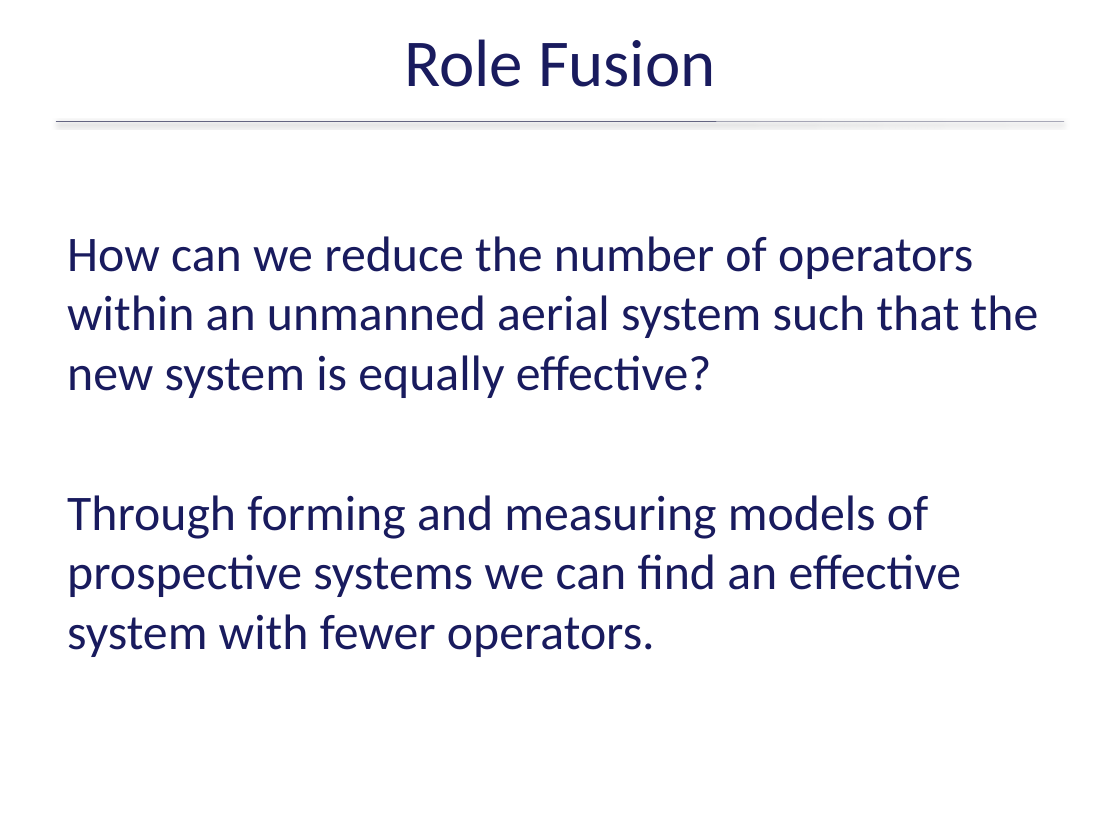
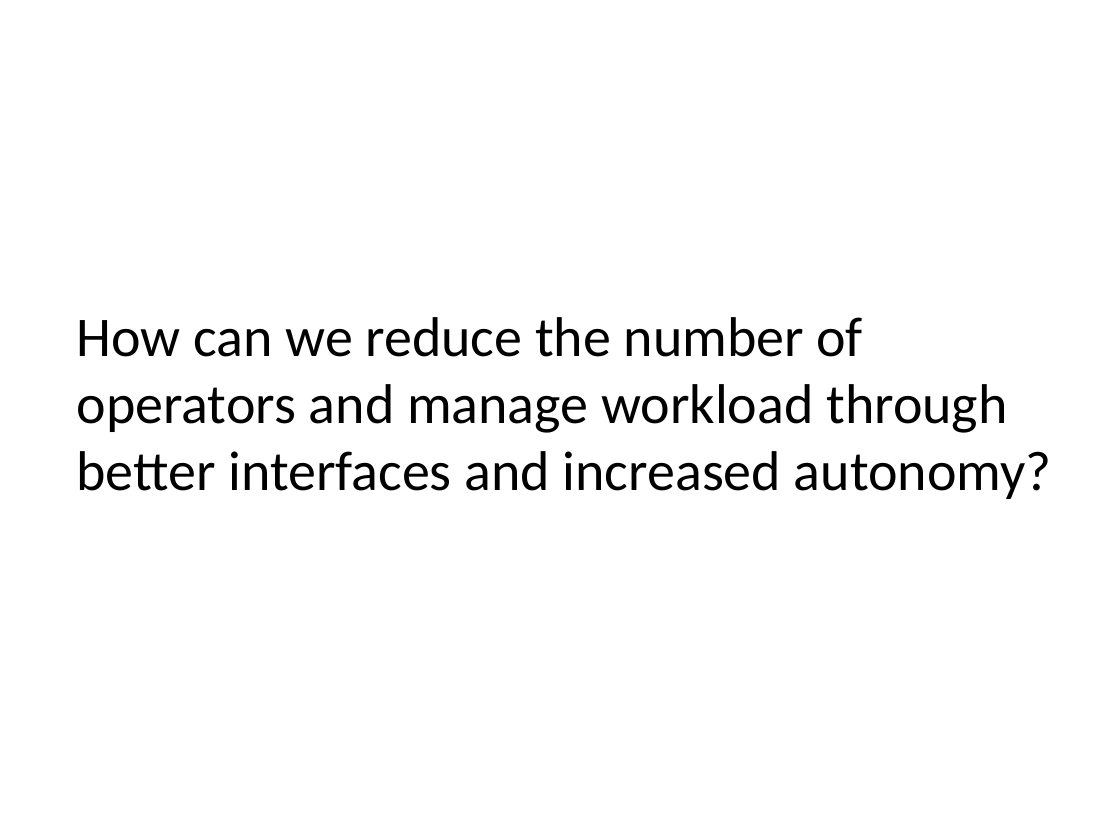
Before and after one commit to ericmercer/workload, a slide deck: slide 4 of publications_and_presentations/FVHMS-2014.pptx. Drawn at 1120x840 pixels with LibreOffice and Linux fonts; fonts in the diff are those of the drawing; background and template pictures are left out. Boxes give left, top, right and bottom in pixels: in the first picture for what was removed or moved away, otherwise in the second. Text is boxed around its words. In the diff, an @@ line names an element or a change of style, - is before the commit and + after.

```diff
--- a/publications_and_presentations/FVHMS-2014.pptx
+++ b/publications_and_presentations/FVHMS-2014.pptx
@@ title removed at box(404, 39, 716, 87) @@
-Role Fusion
@@ line removed from (56, 121) to (1064, 122) @@
@@ text at box(77, 317, 1052, 499): text changed; size 32 to 36 pt; text colour #191B5E to #000000 @@
-How can we reduce the number of operators within an unmanned aerial system such that the new system is equally effective?
-Through forming and measuring models of prospective systems we can find an effective system with fewer operators.
+How can we reduce the number of operators and manage workload through better interfaces and increased autonomy?
```
Also in this commit, not shown: 26 slides added.
